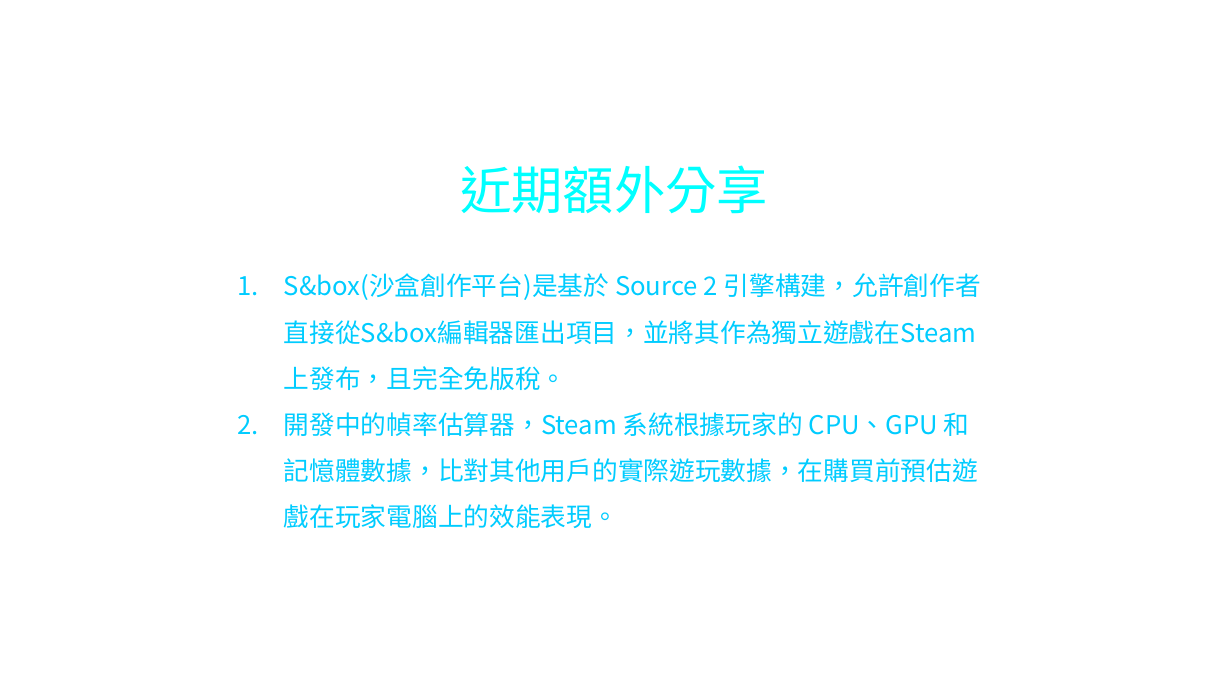
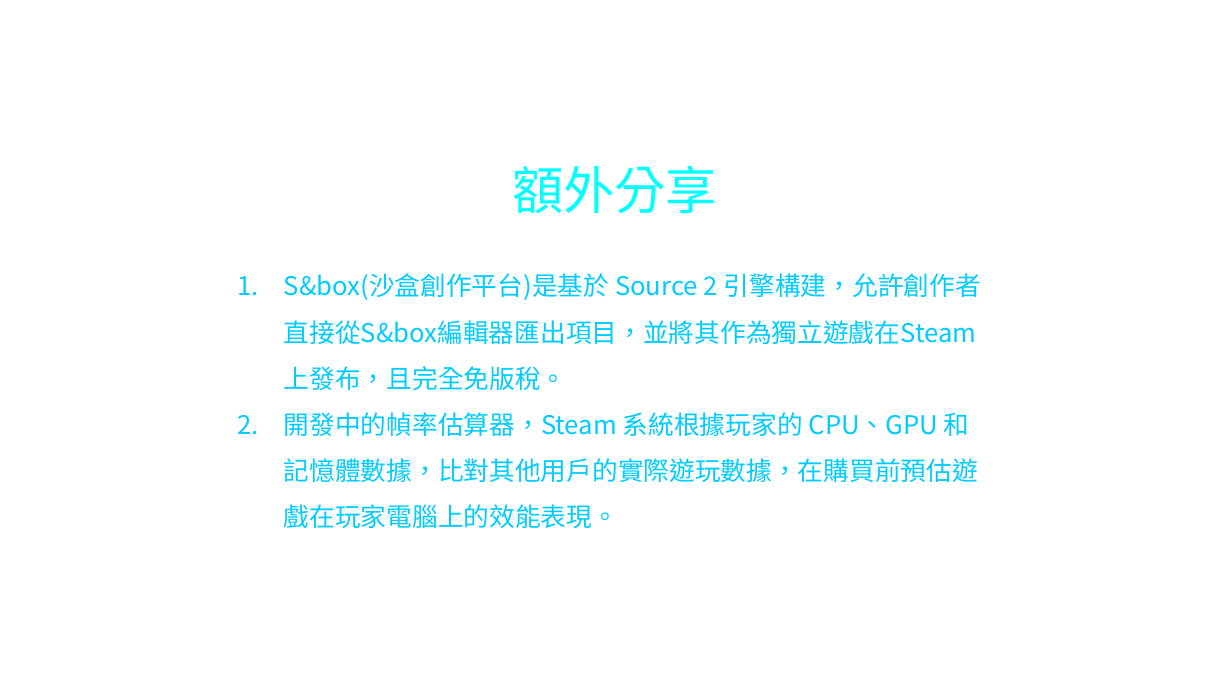
Before and after one commit to rhea95032/topic, a slide deck: slide 15 of Steam遊戲市場分析報告.pptx. Drawn at 1232x693 pixels with LibreOffice and Linux fonts; fonts in the diff are those of the drawing; background and template pictures are left out. Boxes give left, top, right and bottom in pixels: in the first picture for what was removed or moved away, otherwise in the second. Text is boxed around its words. In the diff, an @@ line names an element or a change of style, - is before the commit and + after.

```diff
--- a/Steam遊戲市場分析報告.pptx
+++ b/Steam遊戲市場分析報告.pptx
@@ text at [512, 165, 717, 214]: text changed @@
-近期額外分享
+額外分享
```
Also in this commit, not shown: 37 other files.
